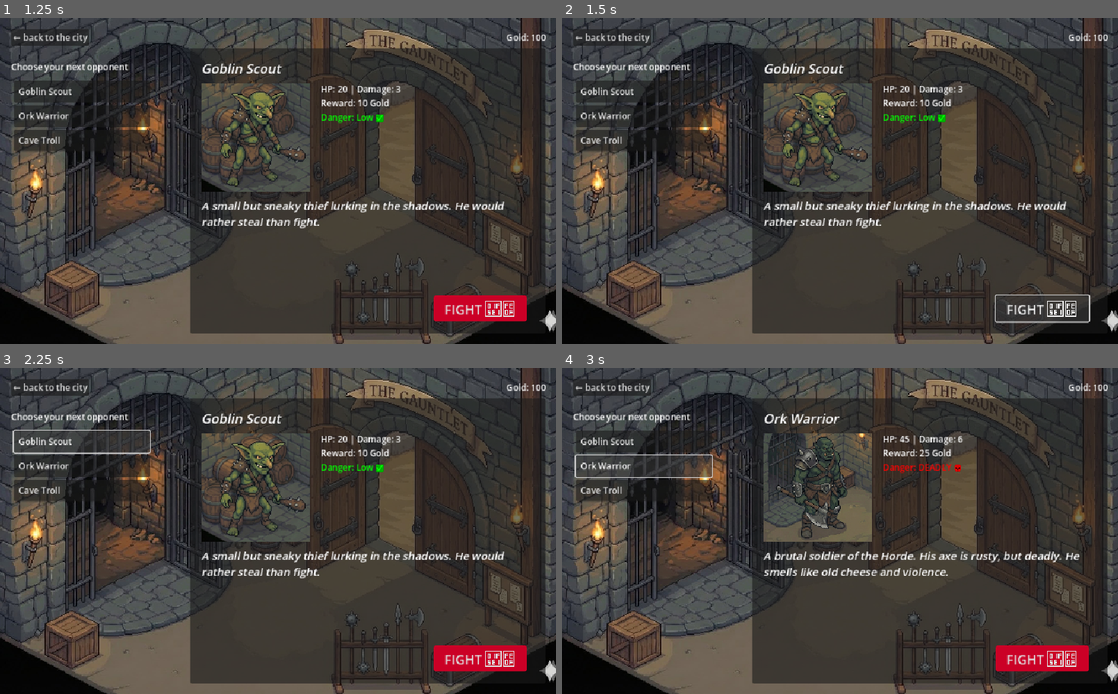
Above: before the commit, frames 1-4 (two rows, left to right).
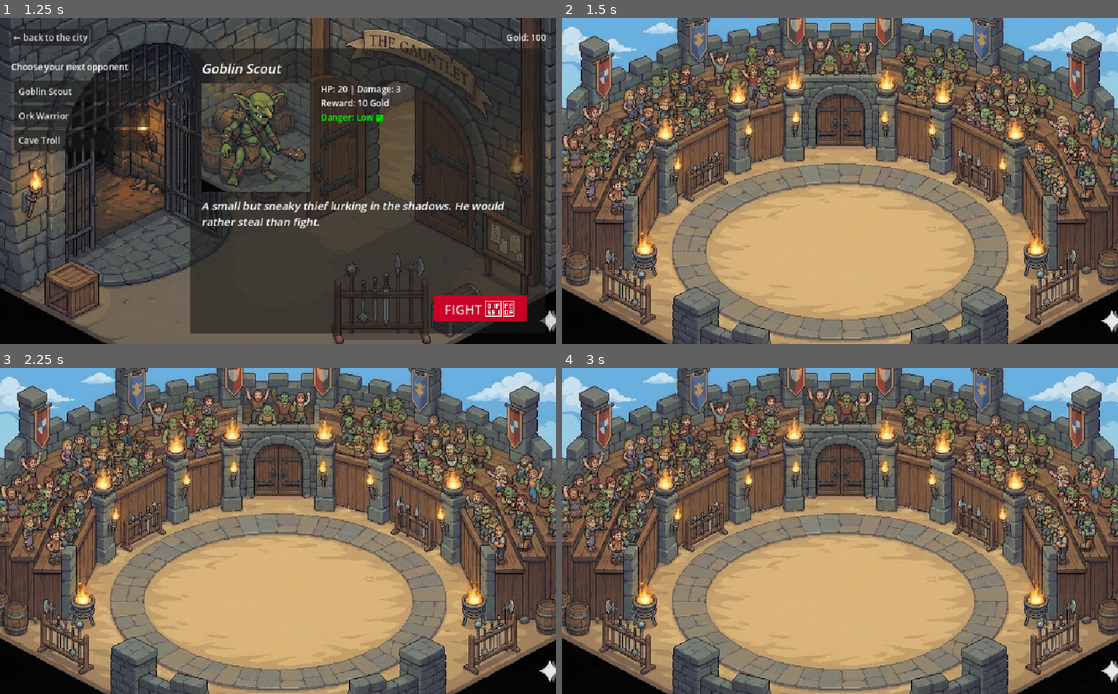
Above: after the commit, the same moments.

Repository: Plata101/Arena-In-Luskan-Godot
Game: Godot game, scene res://scenes/city_hub.tscn
Same seed, same stepped clock (60 frames per second), same inputs: the game is played once before the commit and once after it. The engine's default icon, where the game draws it, is replaced by a stand-in: a white triangle on a blue panel in a dark square.
Inputs (mouse positions are in pixels of both pictures, inside the frame that each line leads up to):
- Up to frame 1 (1.25 s): click "Enter Arena" at 0.5 s
- Up to frame 2 (1.5 s): click "FIGHT 🗡️" at 1.25 s
- Up to frame 3 (2.25 s): click (83, 439) at 2 s, where only the run before the commit has a clickable "Goblin Scout"
- Up to frame 4 (3 s): click (645, 465) at 2.75 s, where only the run before the commit has a clickable "Ork Warrior"

Frame 1 is identical in both runs. In frame 2, 85% of the frame differs, in the area x 0-100%, y 0-100%; in frame 3, 85%; in frame 4, 85%.

Commit message:
Arena setup

Diff:
--- a/scenes/arena_prep.tscn
+++ b/scenes/arena_prep.tscn
@@ -173,3 +173,5 @@
 theme_override_font_sizes/font_size = 24
 theme_override_styles/normal = SubResource("StyleBoxFlat_gk2vu")
 text = "FIGHT 🗡️"
+
+[connection signal="pressed" from="MarginContainer/VBoxContainer/MainContent/PreviewPanel (right)/MarginContainer/Preview Content/ButtonContainer/BtnFight" to="." method="_on_btn_fight_pressed"]
--- a/scenes/battle.tscn
+++ b/scenes/battle.tscn
@@ -1,3 +1,17 @@
-[gd_scene format=3 uid="uid://bib0uw033c255"]
+[gd_scene load_steps=2 format=3 uid="uid://bib0uw033c255"]
+
+[ext_resource type="Texture2D" uid="uid://0p6iudqoif6n" path="res://assets/sprites/arena-bg.jpg" id="1_dn72j"]
 
 [node name="Battle" type="Node2D"]
+
+[node name="TextureRect" type="TextureRect" parent="."]
+anchors_preset = 15
+anchor_right = 1.0
+anchor_bottom = 1.0
+offset_right = 1024.0
+offset_bottom = 600.0
+grow_horizontal = 2
+grow_vertical = 2
+texture = ExtResource("1_dn72j")
+expand_mode = 1
+stretch_mode = 6
--- a/scripts/arenaPrep.gd
+++ b/scripts/arenaPrep.gd
@@ -138,8 +138,7 @@
 	GameManager.currentEnemy = selectedEnemyData
 
 	# Szenenwechsel
-	# get_tree().change_scene_to_file("res://scenes/Battle.tscn")
-	print("Kampf startet gegen: " + selectedEnemyData["name"])
+	get_tree().change_scene_to_file("res://scenes/battle.tscn")
 
 func _on_btn_back_pressed():
 	get_tree().change_scene_to_file("res://scenes/city_hub.tscn")
Binary file added: assets/sprites/arena-bg.jpg
Not shown, added: assets/sprites/arena-bg.jpg.import
